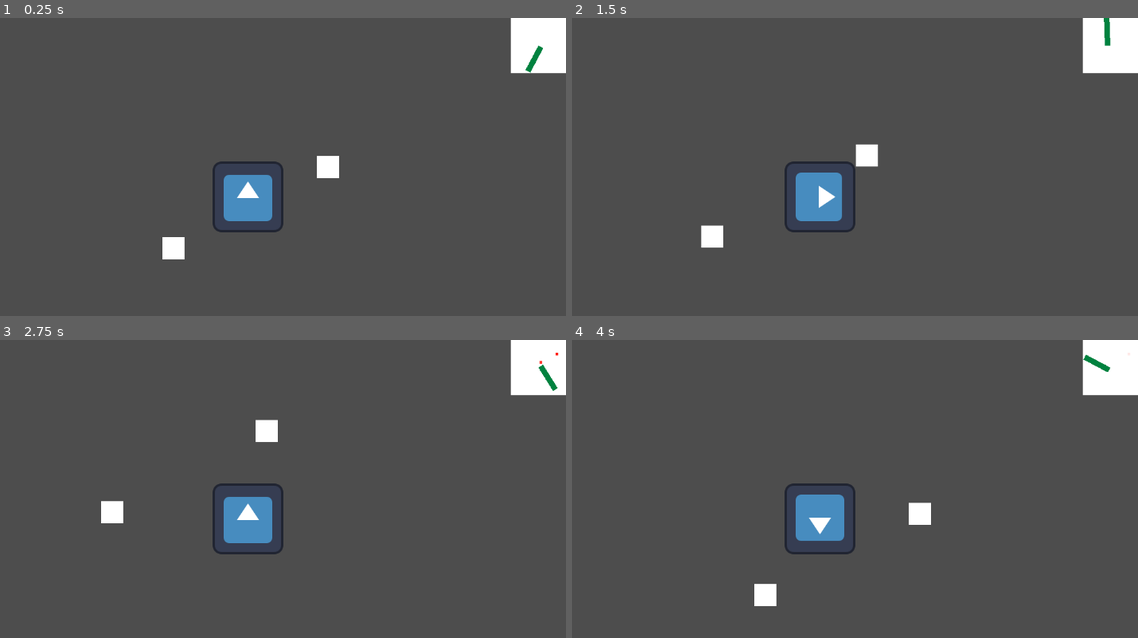
Above: before the commit, frames 1-4 (two rows, left to right).
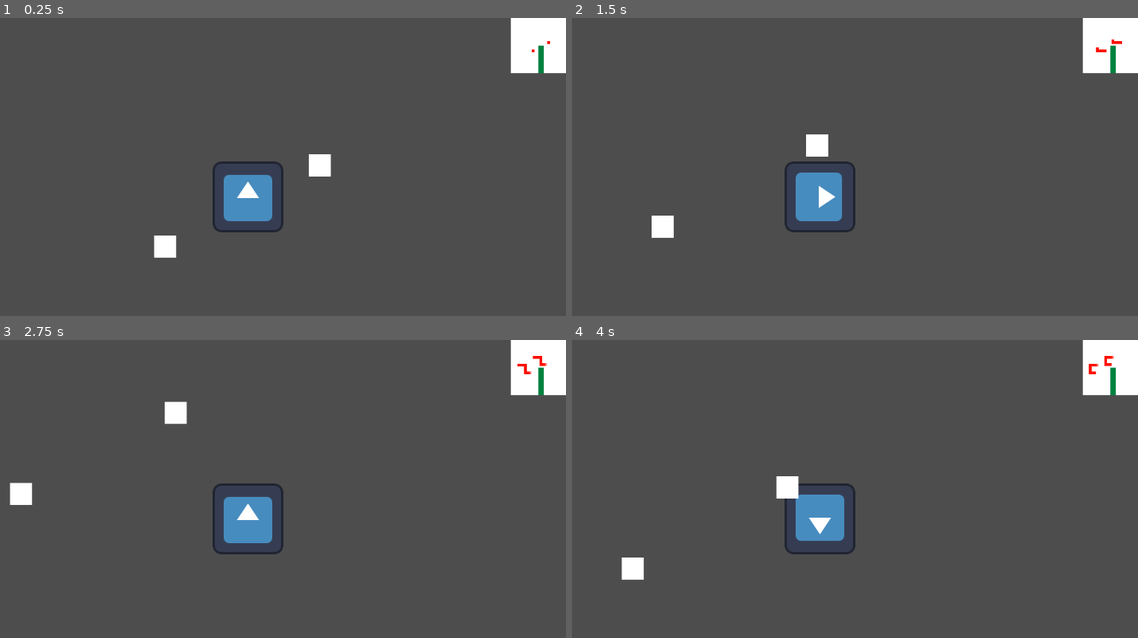
Above: after the commit, the same moments.

Repository: ItsTunda1/Bermuda-Reaper
Game: Godot game, scene res://scenes/GAME.tscn
Two runs of this game, one before a commit and one after it. Both use one fixed random seed, a clock stepped at 60 frames per second and the inputs below. This scene is started directly instead of the project's main scene. The engine's default icon, where the game draws it, is replaced by a stand-in: a white triangle on a blue panel in a dark square.
Inputs (mouse positions are in pixels of both pictures, inside the frame that each line leads up to):
- Up to frame 1 (0.25 s): no input
- Up to frame 2 (1.5 s): move the mouse to (962, 178) at 0.52 s; hold Right (ui_right) 0.53-1.28 s; click (962, 178) at 0.67 s; move the mouse to (690, 214) at 1.27 s; hold Down (ui_down) from 1.28 s (still down)
- Up to frame 3 (2.75 s): move the mouse to (311, 441) at 2.02 s; release Down (ui_down) at 2.03 s; hold Right (ui_right) from 2.03 s (still down)
- Up to frame 4 (4 s): move the mouse to (787, 590) at 2.77 s; release Right (ui_right) at 2.78 s; hold Up (ui_up) 2.78-3.53 s; click (787, 590) at 2.92 s; move the mouse to (1013, 572) at 3.52 s; hold Left (ui_left) from 3.53 s (still down)

The runs differ from the first frame. In frame 1, 0.7% of the frame differs, in the area x 27-98%, y 7-82%; in frame 2, 1.5%; in frame 3, 1.5%; in frame 4, 1.5%, in the area x 8-97%, y 4-90%.

Commit message:
fixed offset

Diff:
--- a/scenes/fish/fish_base.gd
+++ b/scenes/fish/fish_base.gd
@@ -32,8 +32,8 @@
 
 
 
-func _process(_delta):
-	Swim_Behavior()
+#func _process(_delta):
+#	Swim_Behavior()
 
 
 # Calc the min and max range
--- a/scripts/radar.gd
+++ b/scripts/radar.gd
@@ -28,10 +28,10 @@
 
 	# Add current
 	for point in points:
-		if (boat.position.distance_squared_to(Vector2(point))/1000 <= 1000):
+		if (boat.position.distance_squared_to(Vector2(point))/1000 <= 1000 || true):
 			# Check angle (show if overlap with wiper)
 			var angle_to_origin = -rad_to_deg(point.angle()) + 270.0;	# Flip & Offset by 90 so that it matches the wiper
-			if (angle_to_origin >= 360):
+			if (angle_to_origin >= 360 || true):
 				angle_to_origin = 0.0;
 			print(angle_to_origin)
 			print(wiper_angle)
@@ -43,24 +43,26 @@
 
 func convert_to_radar_position(world_offset: Vector2) -> Vector2:
 	var normalized = world_offset / radar_range  # range -1 to 1
-	var radar_pos = (normalized * (radar_size * 0.5))
+	var radar_pos = (normalized * (radar_size * 0.5)) + radar_size * 0.5*0
 	return radar_pos
 
 
 func _process(delta):
-	var player_pos = Vector2(0, 0)
+	var player_pos = boat.position
 
 
 	var points = []
 
 	for obj in get_tree().get_nodes_in_group("radar_objects"):
 		var offset = obj.global_position - player_pos
+		offset.x += 550
+		offset.y += 500
 		points.append(offset)
 
 	update_radar(points)
 
 	# Move Wiper
 	wiper.rotation_degrees = wiper_angle;
-	wiper_angle += 2.0;
+	wiper_angle += 2.0*0;
 	if (wiper_angle >= 360.0):
 		wiper_angle = 0.0;
Not shown, added: scenes/GAME.tscn421870428212.tmp
Not shown, added: scenes/GAME.tscn421887494426.tmp
Not shown, added: scenes/GAME.tscn421891377317.tmp
